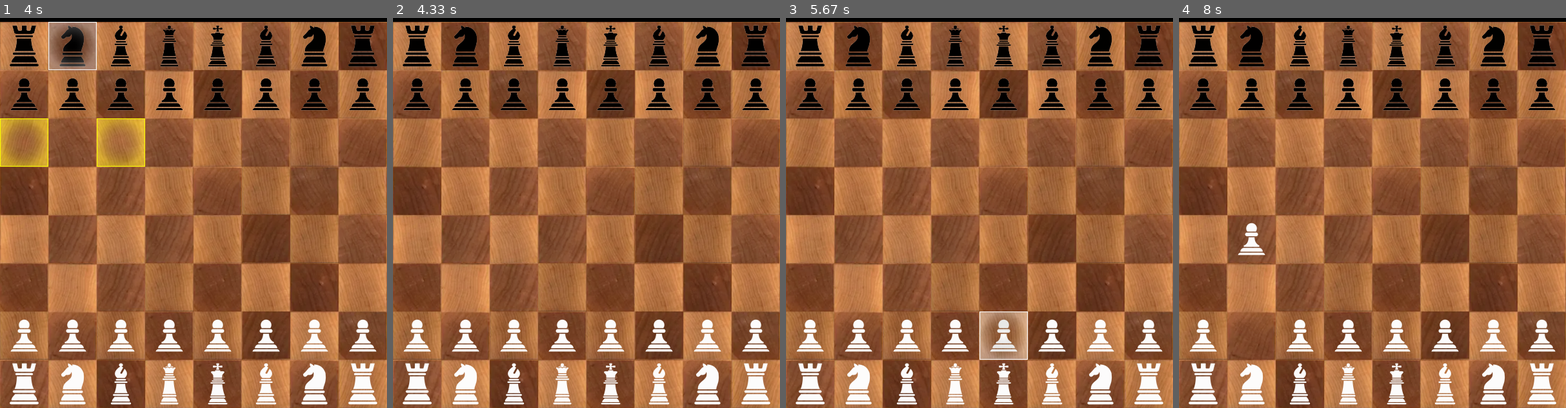
Above: before the commit, frames 1-4 (left to right).
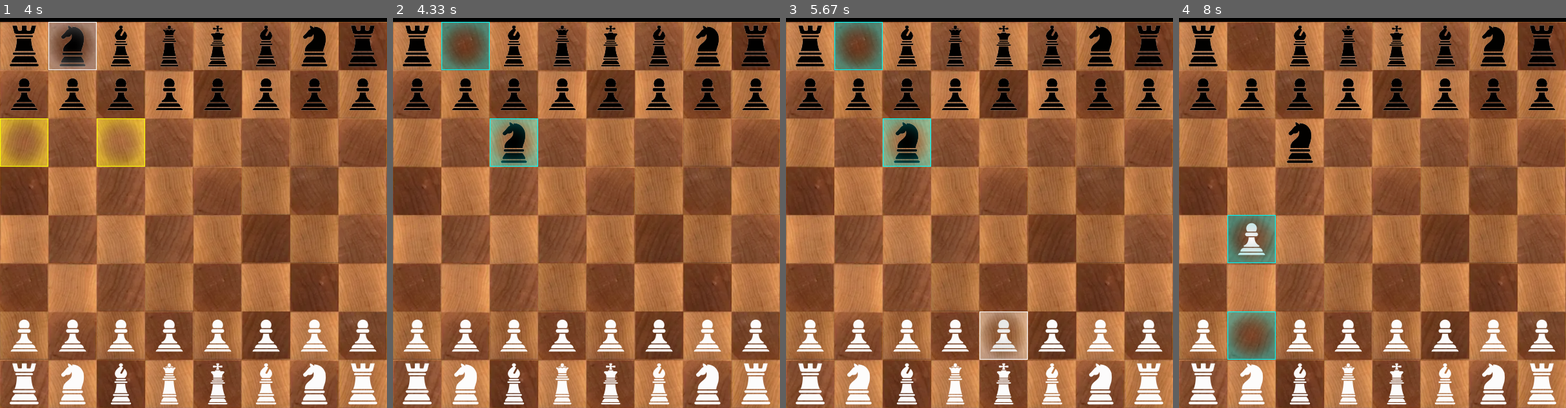
Above: after the commit, the same moments.

Repository: RoiJoleil/ChessSchoolProject
Game: pygame game, started from app.py
Two runs of this game, one before a commit and one after it. Both use one fixed random seed, a clock stepped at 60 frames per second and the inputs below.
Inputs (mouse positions are in pixels of both pictures, inside the frame that each line leads up to):
- Up to frame 1 (4 s): click (193, 197) at 0.38 s; click (251, 53) at 1.22 s; click (92, 45) at 1.55 s; click (340, 357) at 2.38 s; click (131, 60) at 2.72 s; click (46, 107) at 3.05 s; click (69, 146) at 3.38 s; click (77, 57) at 3.72 s
- Up to frame 2 (4.33 s): click (501, 127) at 4.05 s
- Up to frame 3 (5.67 s): click (894, 166) at 4.38 s; click (894, 123) at 4.72 s; click (1002, 314) at 5.55 s
- Up to frame 4 (8 s): click (1484, 232) at 5.88 s; click (1237, 345) at 6.22 s; click (1275, 267) at 6.55 s; click (1357, 57) at 6.88 s; click (1333, 322) at 7.22 s; click (1229, 330) at 7.55 s; click (1233, 240) at 7.92 s

Frame 1 is identical in both runs. In frame 2, 2.9% of the frame differs, in the area x 12-38%, y 0-39%; in frame 3, 2.9%; in frame 4, 3.3%, in the area x 12-35%, y 1-88%.

Commit message:
small update

Diff:
--- a/src/chess/board.py
+++ b/src/chess/board.py
@@ -12,6 +12,7 @@
 game_started = None
 selected_cell = None
 valid_target_cells = []
+last_move_cells = []
 
 def init(screen: pygame.Surface):
     global board_rect, board_surface, player_turn, game_started
@@ -20,31 +21,36 @@
     board_surface = screen.subsurface(board_rect)
     game_started = False
 
-def make_move(frm: cell.Cell, to: cell.Cell):
+def make_move(frm: cell.Cell, to: cell.Cell) -> bool:
     """
     This method updates the necessary positions of the pieces involved.
     This method makes no validation checks if the move is actually valid.
+
+    Returns:
+        A boolean value if the move was made.
     """
     global player_turn
 
     # Return if frm has no Piece
     if frm.piece == None:
         print(f"{__name__}: make_move failed as 'frm' has no Piece.")
-        return
+        return False
 
     # Return if its not our Turn
     if frm.piece.team != player_turn:
         print(f"{__name__}: make_move failed as its not '{player_turn}' Turn.")
-        return
+        pass
+        #return False
 
     # Return if its not a valid move
     if not frm.piece.is_valid_move(to):
         print(f"{__name__}: make_move failed as the attempted move is Invalid.")
-        return
+        return False
 
     # Move is successful and being made.
     cell.move_piece(frm=frm, to=to)
     toggle_player_turn()
+    return True
 
 def toggle_player_turn():
     global player_turn
@@ -105,9 +111,15 @@
     global selected_cell
     selected_cell = selected
 
+def set_last_move_cells(cells: List[cell.Cell]):
+    global last_move_cells
+    cell.unfocus(last_move_cells, "prev")
+    last_move_cells = cells
+    cell.set_focus(last_move_cells, "prev")
+
 def reset_valid_target_cells():
     global valid_target_cells
-    cell.set_focus(valid_target_cells, None)
+    cell.unfocus(valid_target_cells, "move")
     valid_target_cells = None
 
 def set_valid_target_cells(cells: List[cell.Cell]):
@@ -163,14 +175,15 @@
             clicked_cell = get_cell(x, y)
             # deselect cell by clicking on it again.
             if selected_cell == clicked_cell:
-                cell.set_focus([selected_cell], None)
+                cell.unfocus([selected_cell], "selected")
                 reset_valid_target_cells()
                 select_cell(None)
             # move piece if we have a cell selected.
             elif selected_cell:
-                make_move(selected_cell, clicked_cell)
-                cell.set_focus([selected_cell], None)
+                cell.unfocus([selected_cell], "selected")
                 reset_valid_target_cells()
+                if make_move(selected_cell, clicked_cell):
+                    set_last_move_cells([selected_cell, clicked_cell])
                 select_cell(None)
             # select a cell if the clicked cell has a piece.
             elif clicked_cell.piece:
--- a/src/chess/cell.py
+++ b/src/chess/cell.py
@@ -45,16 +45,16 @@
         self.rect = pygame.rect.Rect(pos[0], pos[1], CELL_SIZE, CELL_SIZE)
         self.grid_pos = (grid_x, grid_y)
         self.piece = None
-        self.focus = None
+        self.focus = {"selected-focus": None, "move-focus": None, "prev-focus": None}
 
         self._set_styling()
 
-    def set_focus(self, img: Optional[pygame.Surface]):
+    def set_focus(self, img: Optional[pygame.Surface], typ: str):
         """
         Set a focus to the tile if its of importance.
         I.e. the move options, if there was a move previously or if its currently selected.
         """
-        self.focus = img
+        self.focus[typ] = img
 
     def get_position(self) -> tuple:
         return (self.rect.x, self.rect.y)
@@ -72,8 +72,12 @@
         screen.blit(self.tile, (self.rect.x, self.rect.y))
         if self.piece:
             self.piece.draw(screen)
-        if self.focus:
-            screen.blit(self.focus, (self.rect.x, self.rect.y))
+        if self.focus["selected-focus"]:
+            screen.blit(self.focus["selected-focus"], (self.rect.x, self.rect.y))
+        elif self.focus["move-focus"]:
+            screen.blit(self.focus["move-focus"], (self.rect.x, self.rect.y))
+        elif self.focus["prev-focus"]:
+            screen.blit(self.focus["prev-focus"], (self.rect.x, self.rect.y))
 
     def __repr__(self):
         header = f"[class '{self.__class__.__name__}' Information]"
@@ -100,30 +104,45 @@
     global cells
     return cells
 
+def unfocus(cells: List[Cell], focus_type: str = None):
+    """
+    Sets a focus on a cell. Valid focus types are:
+    - selected
+    - move
+    - prev
+    """
+    if not cells:
+        return
+    for cell in cells:
+        if focus_type == "selected":
+            cell.set_focus(None, "selected-focus")
+        elif focus_type == "move":
+            cell.set_focus(None, "move-focus")
+        elif focus_type == "prev":
+            cell.set_focus(None, "prev-focus")
+
 def set_focus(cells: List[Cell], focus_type: str = None):
     """
     Sets a focus on a cell. Valid focus types are:
     - selected
     - move
     - prev
-    - None
     """
     if not cells:
         return
     for cell in cells:
         if focus_type == "selected":
-            cell.set_focus(pngHandler.get_pygame_image("selected-focus"))
+            cell.set_focus(pngHandler.get_pygame_image("selected-focus"), "selected-focus")
         elif focus_type == "move":
-            cell.set_focus(pngHandler.get_pygame_image("move-focus"))
+            cell.set_focus(pngHandler.get_pygame_image("move-focus"), "move-focus")
         elif focus_type == "prev":
-            cell.set_focus(pngHandler.get_pygame_image("prev-focus"))
-        elif focus_type is None:
-            cell.set_focus(None)
+            cell.set_focus(pngHandler.get_pygame_image("prev-focus"), "prev-focus")
 
 def clear_board():
     """For restarting a game."""
     global cells
     cells.clear()
+
 def draw(surface: pygame.Surface):
     global cells
     for cell in cells.values():
